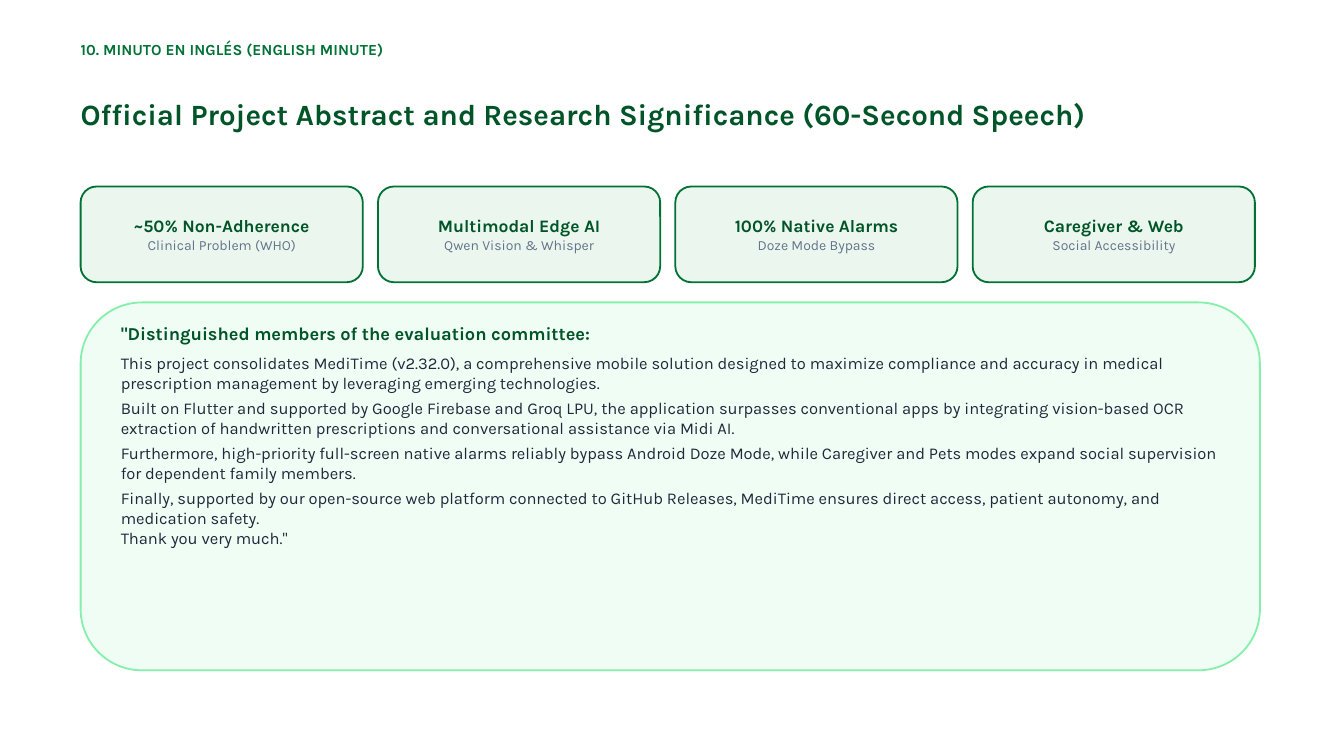
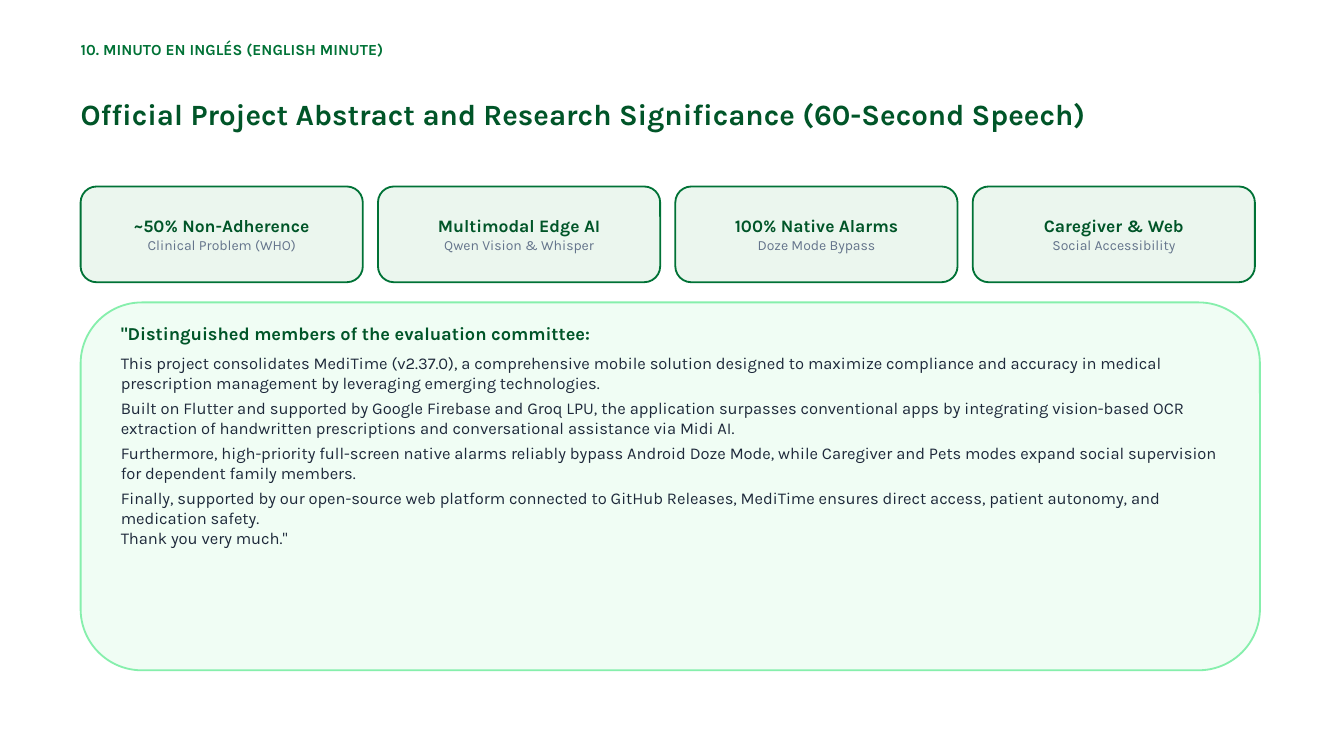
Before and after one commit to JDkinior/MediTime, a slide deck: slide 11 of documentos/C3_Desarrollo de una aplicacion movil para la gestion de tratamientos medicos_Delgado&Arevalo.pptx. Drawn at 1344x756 pixels with LibreOffice and Linux fonts; fonts in the diff are those of the drawing; background and template pictures are left out. Boxes give left, top, right and bottom in pixels: in the first picture for what was removed or moved away, otherwise in the second. Text is boxed around its words. In the diff, an @@ line names an element or a change of style, - is before the commit and + after.

```diff
--- a/documentos/C3_Desarrollo de una aplicacion movil para la gestion de tratamientos medicos_Delgado&Arevalo.pptx
+++ b/documentos/C3_Desarrollo de una aplicacion movil para la gestion de tratamientos medicos_Delgado&Arevalo.pptx
@@ text at <box>121,357,1161,393</box>: text changed @@
-This project consolidates MediTime (v2.32.0), a comprehensive mobile solution designed to maximize compliance and accuracy in medical prescription management by leveraging emerging technologies.
+This project consolidates MediTime (v2.37.0), a comprehensive mobile solution designed to maximize compliance and accuracy in medical prescription management by leveraging emerging technologies.
```
Also in this commit, not shown: 3 other slides changed, 1 other file.
